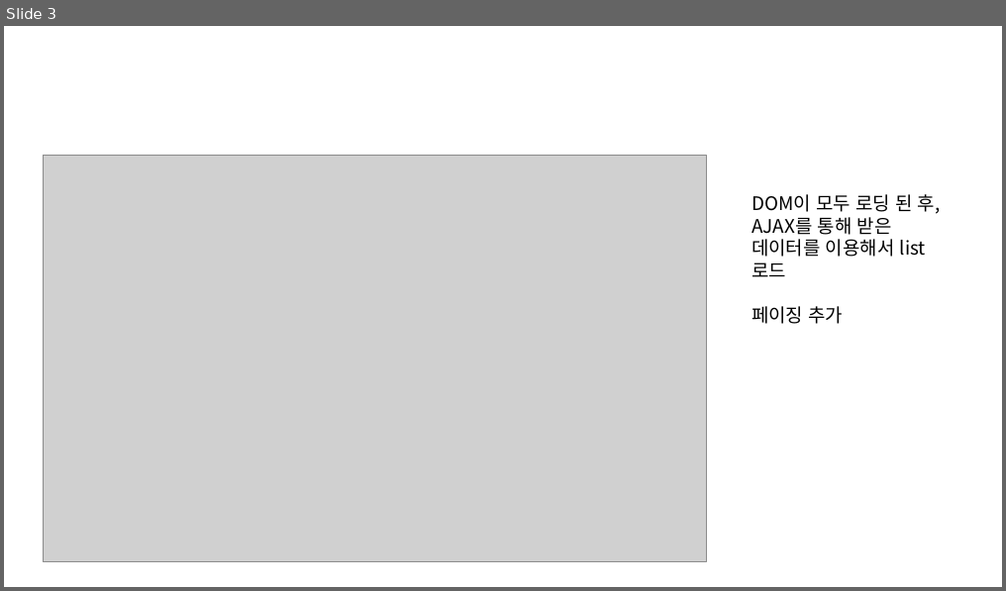
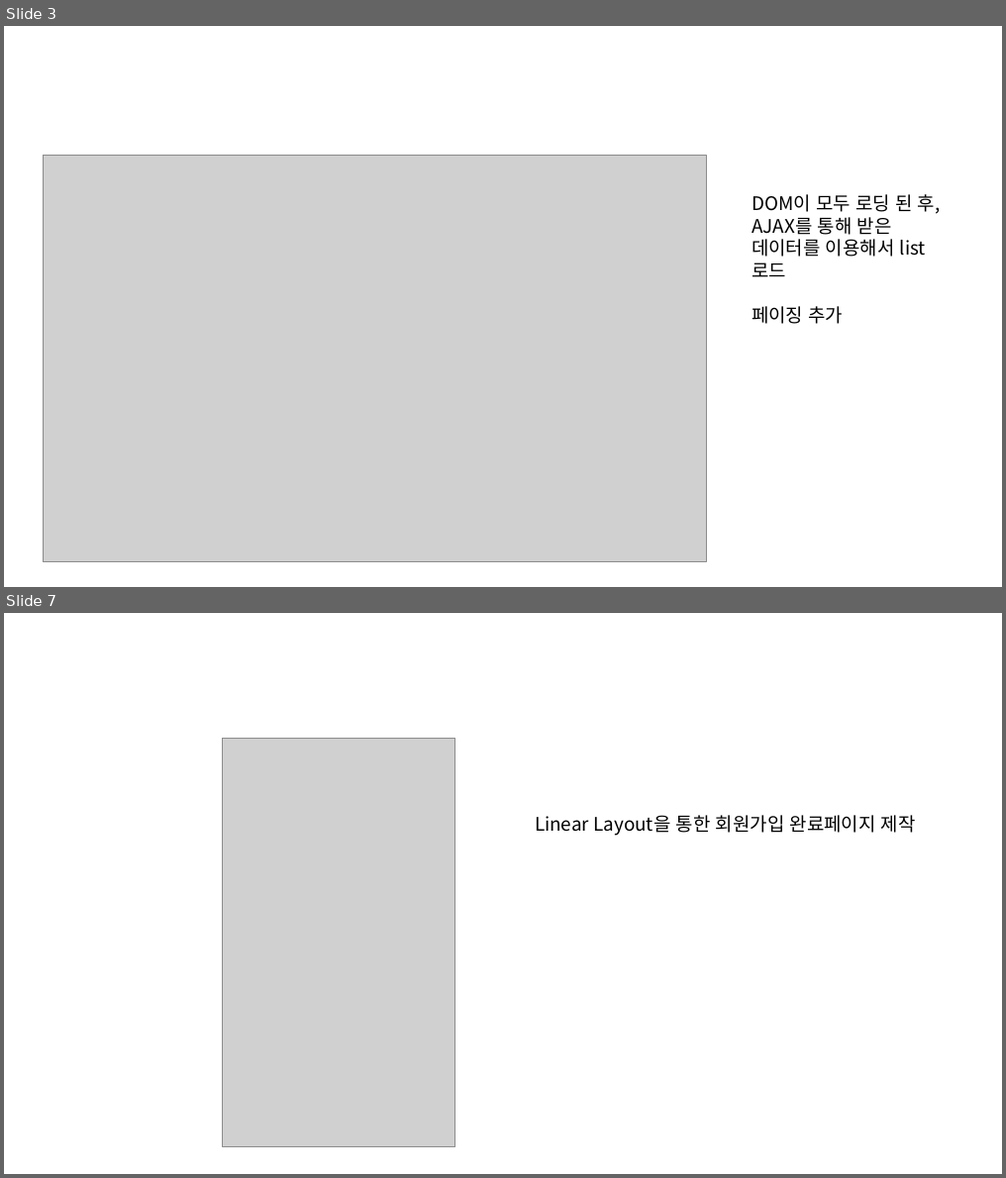
Before and after one commit to ezenteam2/e-Zone, a slide deck: 0 발표용 파워포인트/0424 4차발표/0424 project05 - 파워포인트 - 형준.pptx. Shown one above the other, each under a label of ours: slide 3 before the commit, slides 3 and 7 after it; the slides between them are not shown. The pictures are 1006x591 and 1006x1178 pixels, drawn with LibreOffice and Linux fonts; fonts in the diff are those of the drawing; grey boxes stand for pictures. Boxes give left, top, right and bottom in pixels: in the first picture for what was removed or moved away, otherwise in the second. Text is boxed around its words. In the diff, an @@ line names an element or a change of style, - is before the commit and + after.

```diff
--- a/0 발표용 파워포인트/0424 4차발표/0424 project05 - 파워포인트 - 형준.pptx
+++ b/0 발표용 파워포인트/0424 4차발표/0424 project05 - 파워포인트 - 형준.pptx
@@ slide 7 added at (4, 613, 1002, 1174), background #FFFFFF @@
@@ picture added at (223, 739, 455, 1148) @@
@@ text added at (535, 815, 916, 836), 18 pt, text #000000 @@
+Linear Layout을 통한 회원가입 완료페이지 제작
```
Also in this commit, not shown: 9 other slides added, 2 other files.
